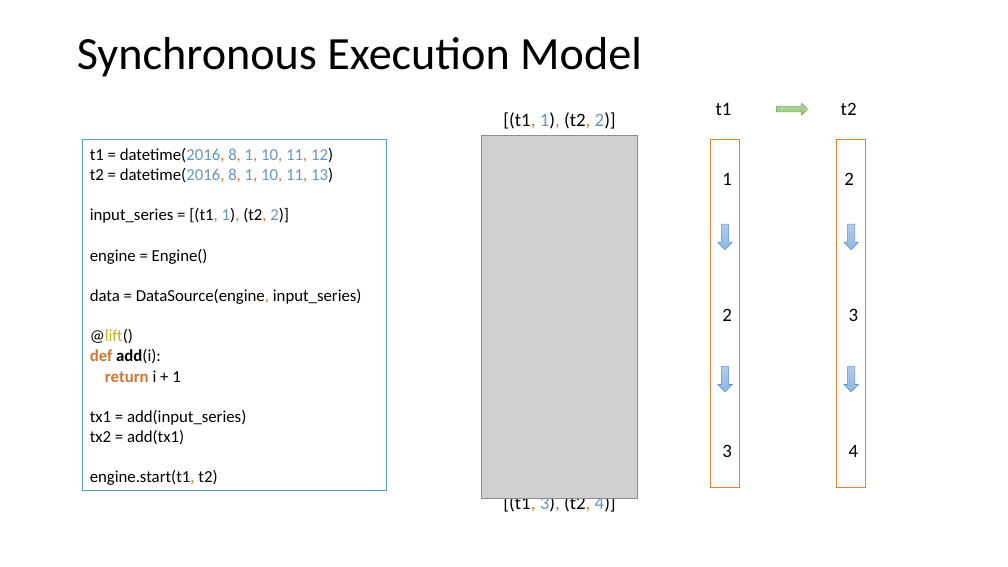
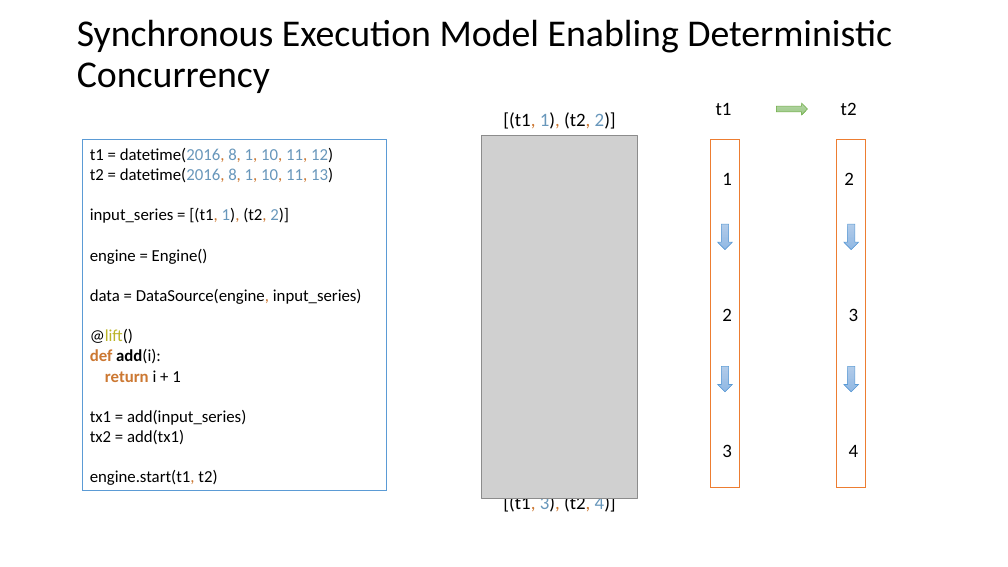
Before and after one commit to tengso/pyflow, a slide deck: slide 8 of flow/pyflow.ppt. Drawn at 1008x567 pixels with LibreOffice and Linux fonts; fonts in the diff are those of the drawing; grey boxes stand for pictures. Boxes give left, top, right and bottom in pixels: in the first picture for what was removed or moved away, otherwise in the second. Text is boxed around its words. In the diff, an @@ line names an element or a change of style, - is before the commit and + after.

```diff
--- a/flow/pyflow.ppt
+++ b/flow/pyflow.ppt
@@ title at bbox=[77, 19, 892, 93]: text changed; size 44 to 36 pt @@
-Synchronous Execution Model
+Synchronous Execution Model Enabling Deterministic Concurrency
```
Also in this commit, not shown: 8 other slides changed, 1 slide added, 1 slide removed, 1 other file.
